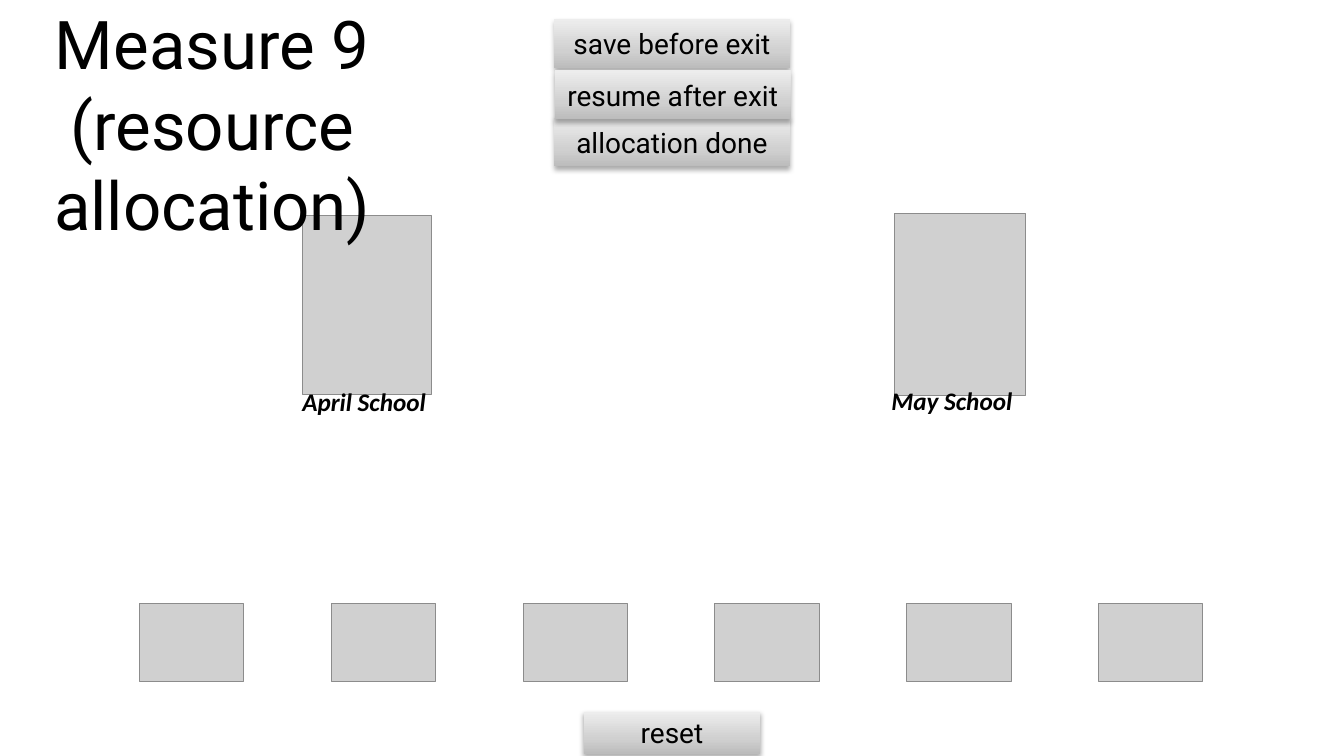
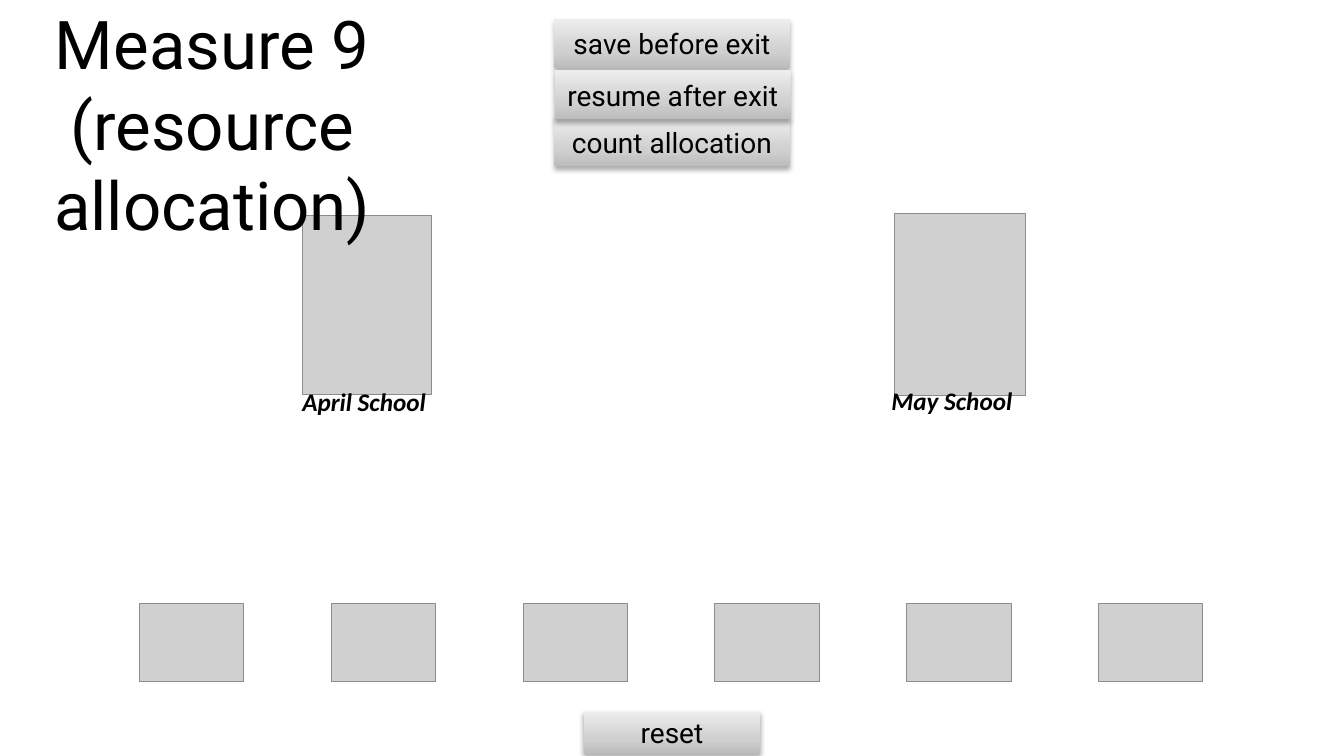
Before and after one commit to mariannazhang/PowerPoint-auto-coding, a slide deck: slide 25 of materials/stimuli.pptm. Drawn at 1344x756 pixels with LibreOffice and Linux fonts; fonts in the diff are those of the drawing; grey boxes stand for pictures. Boxes give left, top, right and bottom in pixels: in the first picture for what was removed or moved away, otherwise in the second. Text is boxed around its words. In the diff, an @@ line names an element or a change of style, - is before the commit and + after.

```diff
--- a/materials/stimuli.pptm
+++ b/materials/stimuli.pptm
@@ text in action button blank at box(572, 132, 772, 154): text changed @@
-allocation done
+count allocation
```
Also in this commit, not shown: 7 other slides changed, 2 other files.
